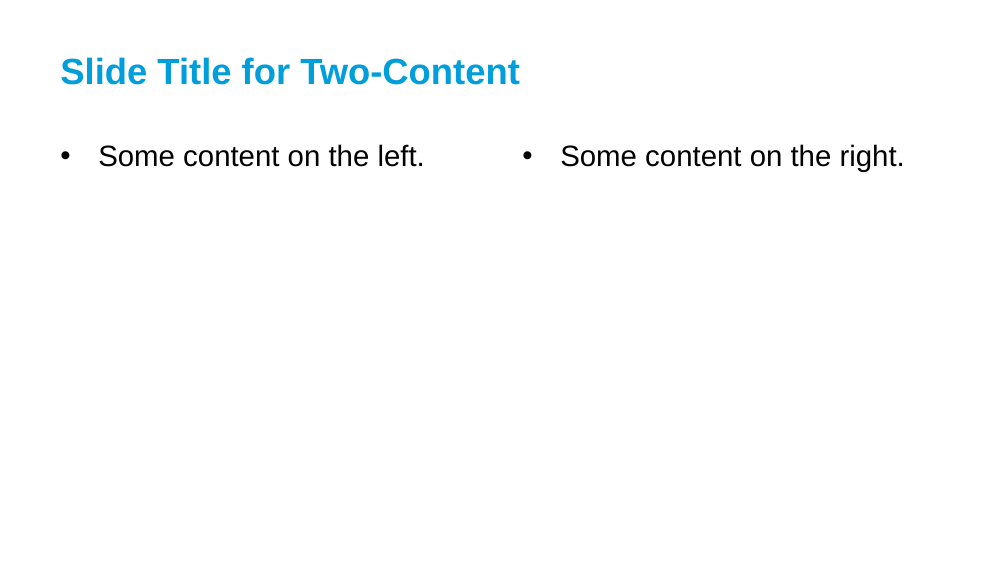
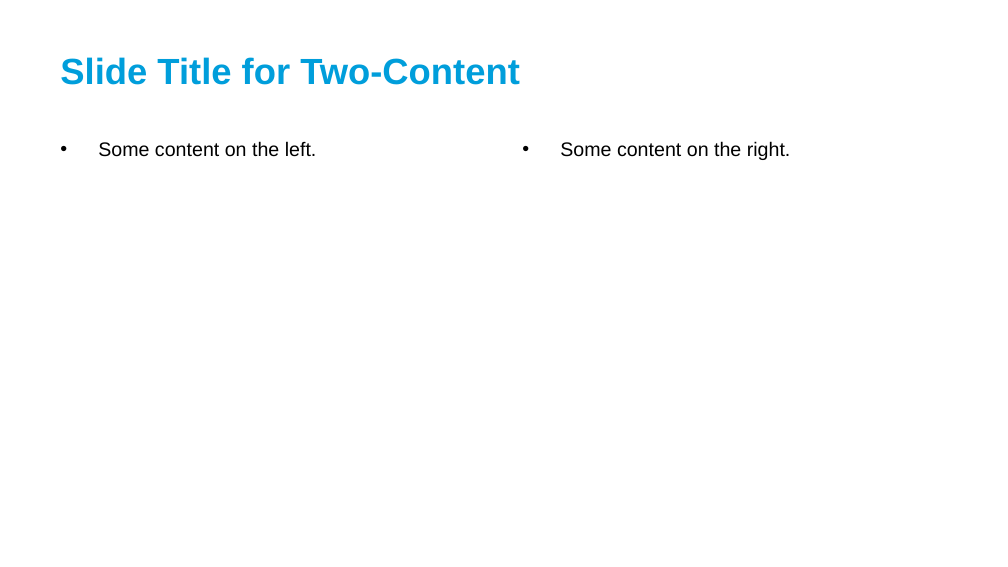
Before and after one commit to renatovargas/pan-ecirc, a slide deck: slide 4 of assets/reference.pptx. Drawn at 1008x567 pixels with LibreOffice and Linux fonts; fonts in the diff are those of the drawing. Boxes give left, top, right and bottom in pixels: in the first picture for what was removed or moved away, otherwise in the second. Text is boxed around its words. In the diff, an @@ line names an element or a change of style, - is before the commit and + after.

```diff
--- a/assets/reference.pptx
+++ b/assets/reference.pptx
@@ text "Some content on the left." at <box>98,141,317,157</box>: size 21 to 14 pt; less space between paragraphs @@
@@ text "Some content on the right." at <box>560,141,791,160</box>: size 21 to 14 pt; less space between paragraphs @@
```
Also in this commit, not shown: 2 other slides changed, 12 other files.
